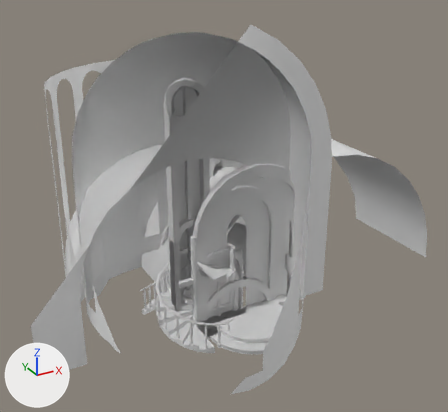
The Blender file Interiors/Churches/Memorial/Interior_Church_Memorial.blend: old version first, new version second.
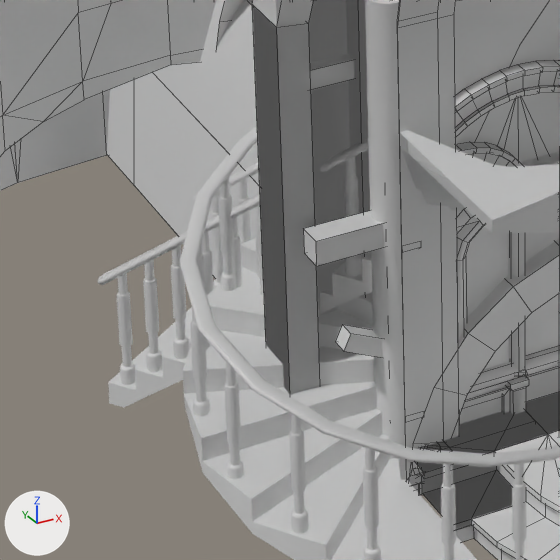
Each version appears first whole from a 50 mm camera at (-8.69, -17.99, 13.93) aimed at (2.66, 2.64, 3.61), and next in a close-up on the part from 27% to 51% of the width and 58% to 83% of the height. Every picture has the same lights, and +X, +Y and +Z are marked at lower left. The older version's two pictures come first. The close-ups show mesh edges as thin lines. Everything nearer to the camera than a plane just in front of the edit is cut away.

In view in the first close-up: 'Interior_Church_Memorial_ArchInnerBig', 'Interior_Church_Memorial_ArchInnerSmall', 'Interior_Church_Memorial_ArchInnerSmallShort', 'Interior_Church_Memorial_RoofMiddle', 'Interior_Church_Memorial_StairsAmbonMain', 'Interior_Church_Memorial_StairsBase', 'Interior_Church_Memorial_StairsMiddle', 'Interior_Church_Memorial_TowerMain', 'Interior_Church_Memorial_WallAmbonSection', 'Interior_Church_Memorial_WallWindowBig', 'Interior_Church_Memorial_WindowArch', 'Interior_Church_Memorial_WindowArchHigh' and 12 more.
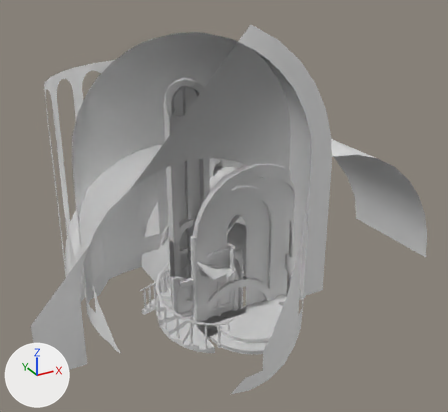
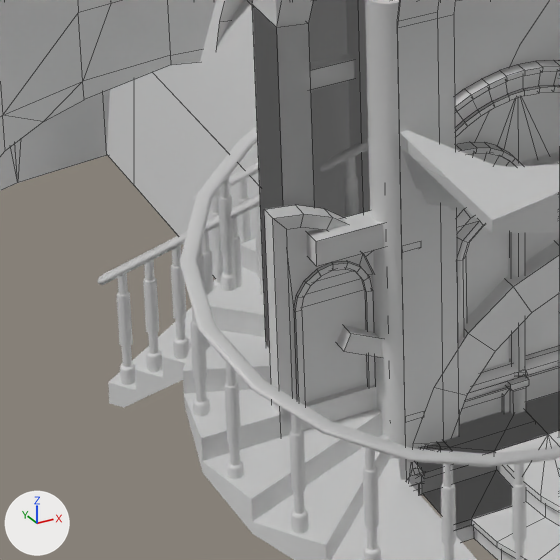
Commit message: Updated Memorial Church 3D models

Scene script edits in JSON lines:
```json
{"op": "add", "block": "me_interior_church_memorial_doorambon", "code": ["me_interior_church_memorial_doorambon = bpy.data.meshes.new('Interior_Church_Memorial_DoorAmbon')", "me_interior_church_memorial_doorambon.from_pydata(...)  # 174 vertices, 165 faces; spans x -0.9..0.0, y 0.0..0.14, z 0.0..2.5", "# faces by material slot: [155, 10]", "me_interior_church_memorial_doorambon.materials.append(mat_material_interior_church_memorial)  # white #e7e7e7", "me_interior_church_memorial_doorambon.materials.append(mat_material_icon)  # white #e7e7e7"]}
{"op": "add", "block": "ob_interior_church_memorial_doorambon", "code": ["ob_interior_church_memorial_doorambon = bpy.data.objects.new('Interior_Church_Memorial_DoorAmbon', me_interior_church_memorial_doorambon)", "ob_interior_church_memorial_doorambon.location = (0.0, 0.0, 0.0)"]}
```

Where the change shows, as pixel boxes (x1, y1, x2, y2) in the close-ups (560 x 560 px):
```json
{"object": "Interior_Church_Memorial_DoorAmbon", "change": "added", "after": [264, 205, 375, 437], "faces in mat_material_interior_church_memorial (white #e7e7e7)": [264, 205, 375, 437], "faces in mat_material_icon (white #e7e7e7)": [302, 269, 367, 403]}
```
